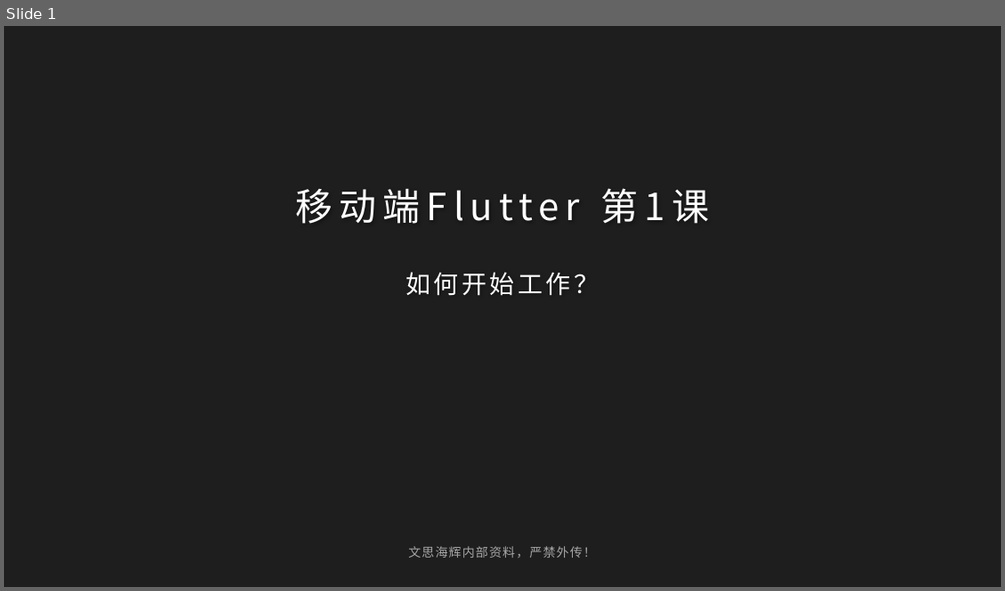
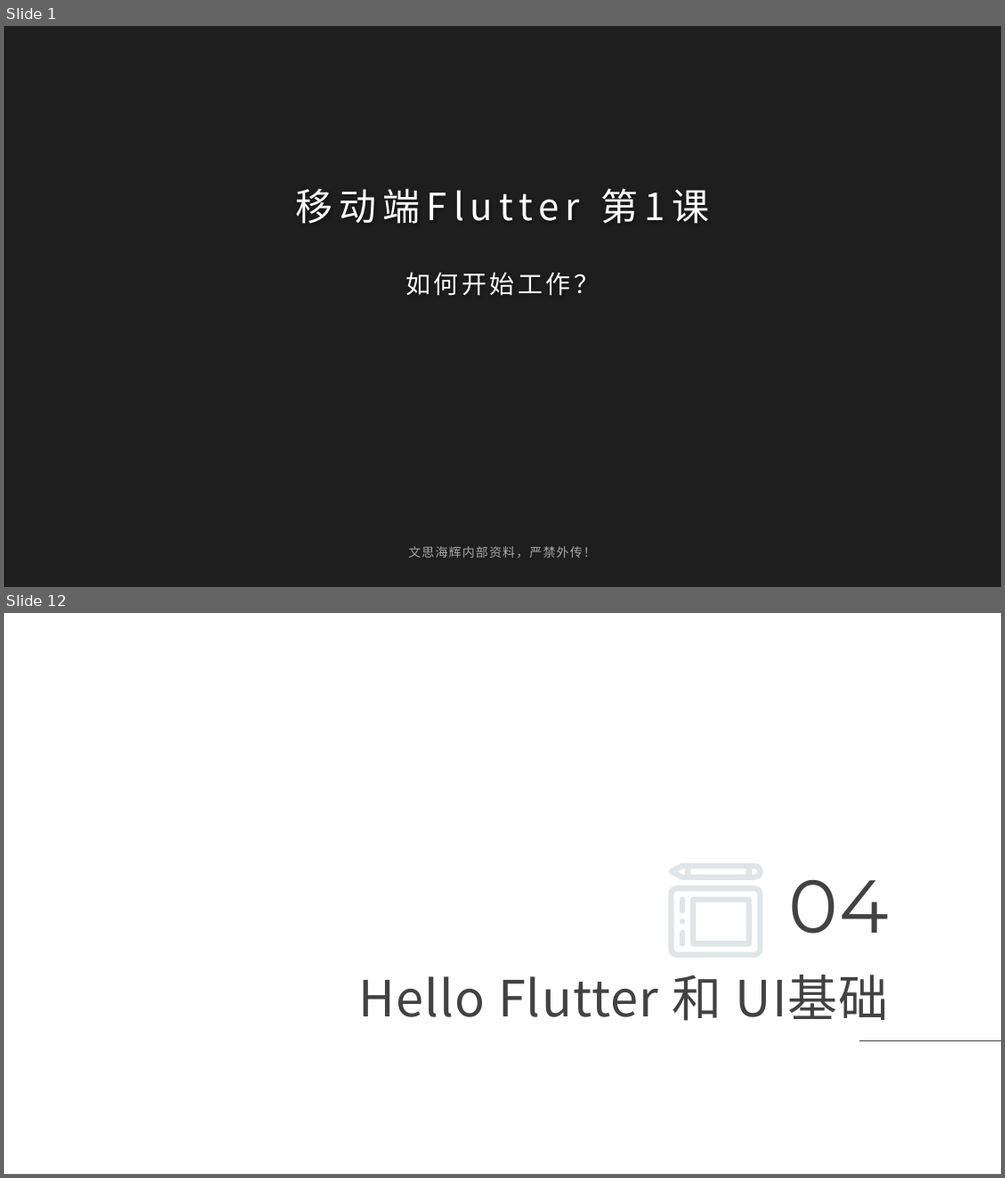
Before and after one commit to maosong-pactera/training, a slide deck: flutter/移动端Flutter_第1课_如何开始工作？.pptx. Shown one above the other, each under a label of ours: slide 1 before the commit, slides 1 and 12 after it; the slides between them are not shown. The pictures are 1005x591 and 1005x1178 pixels, drawn with LibreOffice and Linux fonts; fonts in the diff are those of the drawing; background and template pictures are left out; a plain dark background stands for a picture behind light text. Boxes give left, top, right and bottom in pixels: in the first picture for what was removed or moved away, otherwise in the second. Text is boxed around its words. In the diff, an @@ line names an element or a change of style, - is before the commit and + after.

```diff
--- a/flutter/移动端Flutter_第1课_如何开始工作？.pptx
+++ b/flutter/移动端Flutter_第1课_如何开始工作？.pptx
@@ slide 12 added at [4,613,1001,1174], background picture (left out) @@
@@ text added at [789,879,889,933], 72 pt, text #424242 @@
+04
@@ group added at [668,863,763,957]: 6 freeform shapes @@
@@ title added at [358,974,889,1021], 48 pt, text #424242 @@
+Hello Flutter 和 UI基础
@@ line added from (859, 1041) to (1001, 1041), #424242 0.75 pt @@
```
Also in this commit, not shown: 11 slides changed, 5 other slides added, 4 other files.
